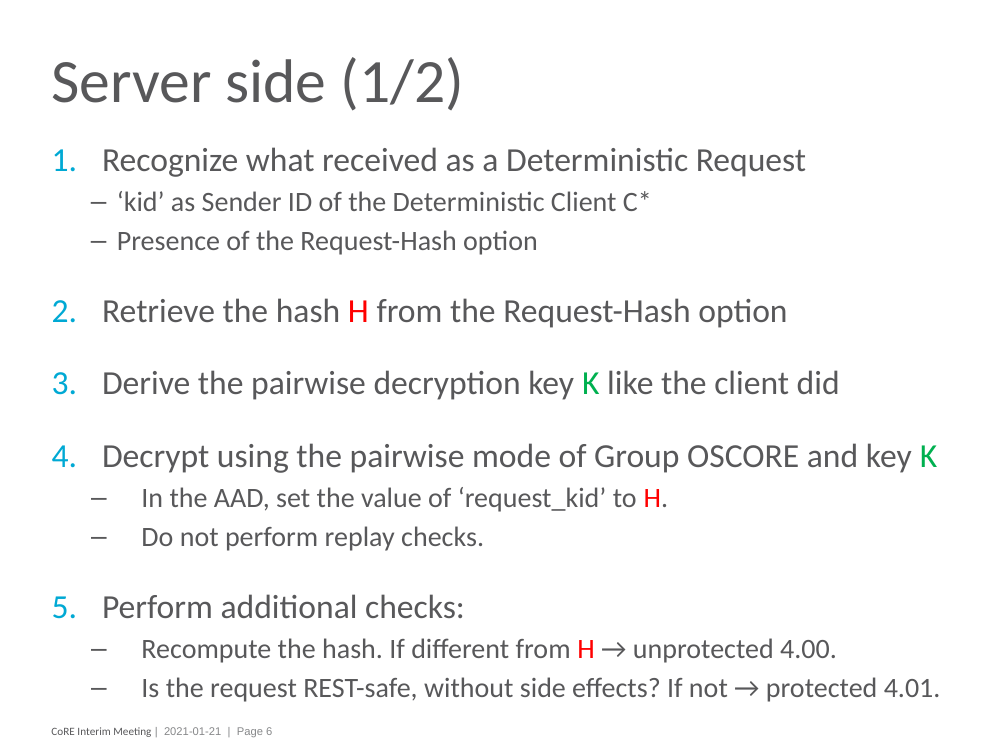
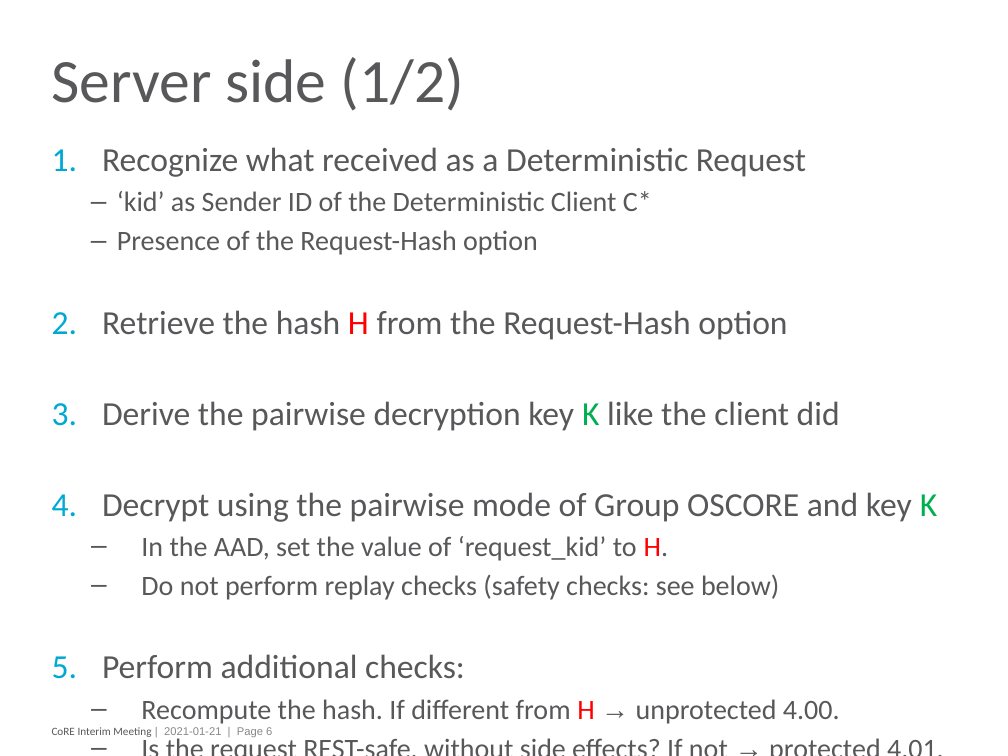
Before and after one commit to core-wg/cacheable-oscore, a slide deck: slide 6 of presentations/2021-01-21-interim/2021-01-21-core-cachable-oscore.pptx. Drawn at 1008x756 pixels with LibreOffice and Linux fonts; fonts in the diff are those of the drawing. Boxes give left, top, right and bottom in pixels: in the first picture for what was removed or moved away, otherwise in the second. Text is boxed around its words. In the diff, an @@ line names an element or a change of style, - is before the commit and + after.

```diff
--- a/presentations/2021-01-21-interim/2021-01-21-core-cachable-oscore.pptx
+++ b/presentations/2021-01-21-interim/2021-01-21-core-cachable-oscore.pptx
@@ text at <box>102,147,937,724</box>: font Calibri to Arial in "→", "→" @@
@@ text at <box>141,574,779,600</box>: text changed @@
-  – Do not perform replay checks.
+  – Do not perform replay checks (safety checks: see below)
```
Also in this commit, not shown: 6 other slides changed, 1 slide added.
